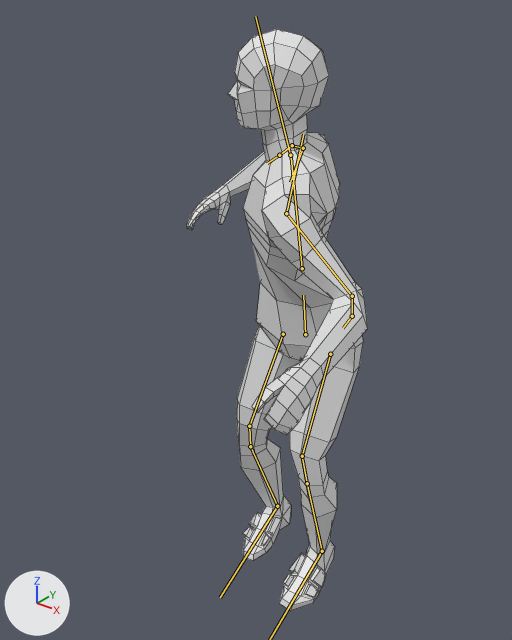
Two versions of the FBX model Assets/Characters/Chaser2/Chaser2.fbx, one commit apart.
One viewpoint serves both versions: a 50 mm camera at (1.94, -2.86, 3.24) aimed at (-0.1, -0.31, 1.65). Every picture has the same lights, and +X, +Y and +Z are marked at lower left. Both versions are drawn at frame 7 of the action 'Chaser2_armature|Attacking'; the numbers are the values there. The bones that bend it are drawn over the model as lines. Mesh edges are drawn as thin lines.

Objects in the first picture: 'Chaser2'.
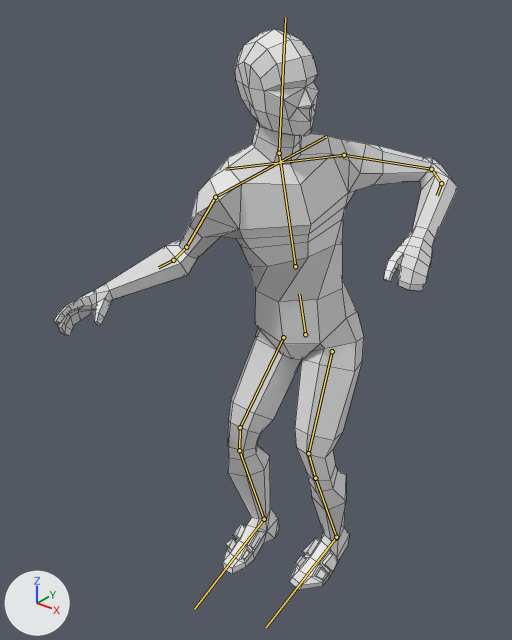
What the commit changed:
Bone 'Root' (bone_root) turns from (11, -1, -3) to (11, 1, 3) degrees about its own x, y and z.
Bone 'Torso' (bone_torso) turns from (17, -59, -14) to (17, 59, 14) degrees about its own x, y and z.
Bone 'Neck' (bone_neck) turns from (16, -7, -9) to (16, 7, 9) degrees about its own x, y and z.
Bone 'Arm1.l' (bone_arm1_l) turns from (-42, -46, 18) to (23, 29, 49) degrees about its own x, y and z.
Bone 'Arm2.l' (bone_arm2_l) turns from (4, 4, -37) to (5, 6, -49) degrees about its own x, y and z.
Bone 'Arm3.l' (bone_arm3_l) turns from (8, 3, -36) to (10, 5, -49) degrees about its own x, y and z.
Bone 'Arm1.r' (bone_arm1_r) turns from (23, -29, -49) to (-42, 46, -18) degrees about its own x, y and z.
Bone 'Arm2.r' (bone_arm2_r) turns from (5, -6, 49) to (4, -4, 37) degrees about its own x, y and z.
Bone 'Arm3.r' (bone_arm3_r) turns from (10, -5, 49) to (8, -3, 36) degrees about its own x, y and z.
Bone 'Leg1.l' (bone_leg1_l) turns from (47, 6, 4) to (40, 12, -2) degrees about its own x, y and z.
Bone 'Leg2.l' (bone_leg2_l) turns from (26, 0, 9) to (24, 0, 9) degrees about its own x, y and z.
Bone 'Leg3.l' (bone_leg3_l) turns from (17, -1, 10) to (16, -1, 9) degrees about its own x, y and z.
Bone 'Foot1.l' (bone_foot1_l) turns from (-12, 5, -9) to (-18, 6, -4) degrees about its own x, y and z.
Bone 'Leg1.r' (bone_leg1_r) turns from (40, -12, 2) to (47, -6, -4) degrees about its own x, y and z.
Bone 'Leg2.r' (bone_leg2_r) turns from (24, 0, -9) to (26, 0, -9) degrees about its own x, y and z.
Bone 'Leg3.r' (bone_leg3_r) turns from (16, 1, -9) to (17, 1, -10) degrees about its own x, y and z.
Bone 'Foot1.r' (bone_foot1_r) turns from (-18, -6, 4) to (-12, -5, 9) degrees about its own x, y and z.

Where the change shows, as pixel boxes (x1, y1, x2, y2) in the pictures (512 x 640 px):
'Chaser2', posed (123% wider)
    before: (187, 29, 368, 610)
    after: (54, 29, 458, 590)
bone 'Root', root to tip
    before: (305, 334) to (303, 295)
    after: (305, 334) to (299, 294)
bone 'Torso', root to tip
    before: (302, 268) to (291, 157)
    after: (295, 266) to (279, 155)
bone 'Neck', root to tip
    before: (290, 155) to (255, 16)
    after: (279, 153) to (285, 17)
bone 'Arm1.l', root to tip
    before: (286, 213) to (352, 296)
    after: (344, 155) to (431, 169)
bone 'Arm2.l', root to tip
    before: (352, 296) to (352, 316)
    after: (431, 169) to (441, 183)
bone 'Arm3.l', root to tip
    before: (352, 316) to (343, 328)
    after: (441, 183) to (437, 195)
bone 'Arm1.r', root to tip
    before: (303, 148) to (292, 145)
    after: (215, 197) to (186, 247)
bone 'Arm2.r', root to tip
    before: (292, 145) to (279, 155)
    after: (186, 247) to (173, 260)
bone 'Arm3.r', root to tip
    before: (279, 155) to (267, 163)
    after: (173, 260) to (158, 267)
bone 'Leg1.l', root to tip
    before: (330, 354) to (302, 456)
    after: (332, 351) to (308, 453)
bone 'Leg2.l', root to tip
    before: (302, 456) to (307, 483)
    after: (308, 453) to (315, 478)
bone 'Leg3.l', root to tip
    before: (307, 483) to (322, 551)
    after: (315, 478) to (336, 537)
bone 'Leg1.r', root to tip
    before: (283, 334) to (249, 426)
    after: (283, 337) to (240, 427)
bone 'Leg2.r', root to tip
    before: (249, 426) to (250, 446)
    after: (240, 427) to (239, 450)
bone 'Leg3.r', root to tip
    before: (250, 446) to (277, 506)
    after: (239, 450) to (264, 519)
bone 'Foot1.r', root to tip
    before: (277, 506) to (220, 597)
    after: (264, 519) to (194, 609)
